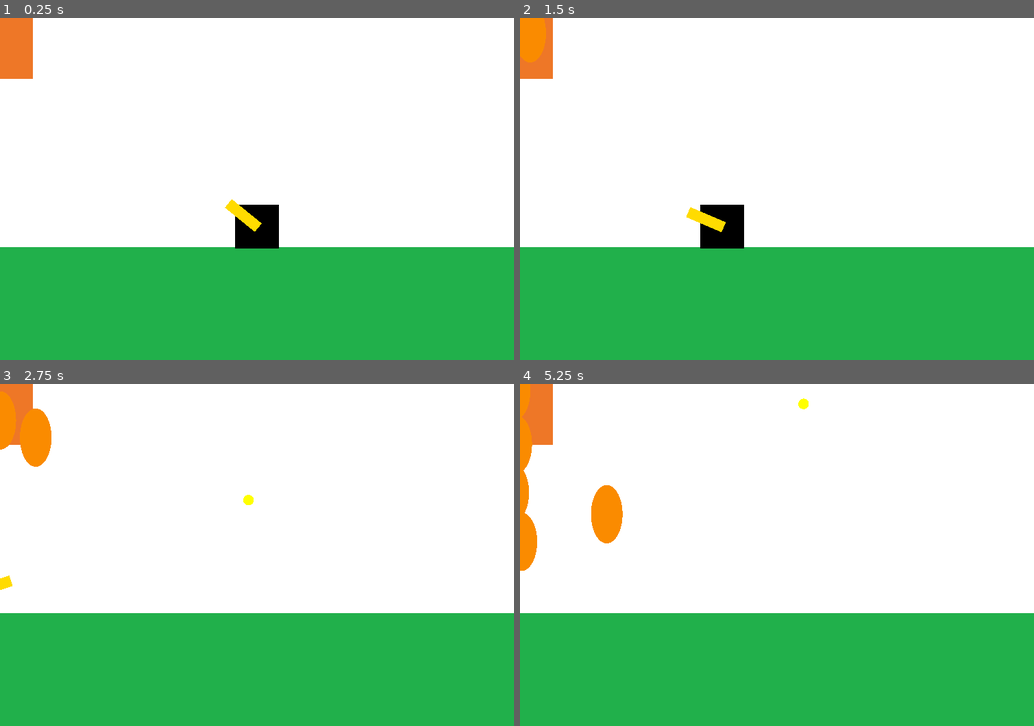
Above: before the commit, frames 1-4 (two rows, left to right).
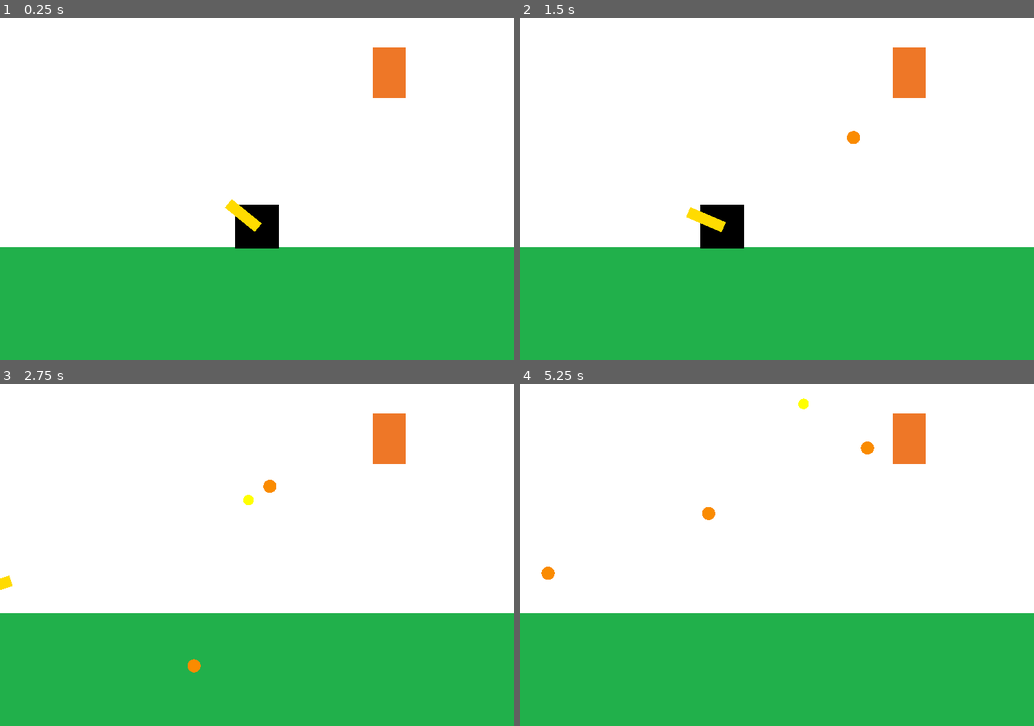
Above: after the commit, the same moments.

Repository: NahuelIglesias/Desafio2
Game: Godot game, scene res://scenes/first_world.tscn
Same seed, same stepped clock (60 frames per second), same inputs: the game is played once before the commit and once after it.
Inputs (mouse positions are in pixels of both pictures, inside the frame that each line leads up to):
- Up to frame 1 (0.25 s): no input
- Up to frame 2 (1.5 s): tap Enter at 0.5 s; move the mouse to (890, 171) at 0.52 s; click (890, 171) at 0.6 s; move the mouse to (674, 206) at 1.27 s; hold A (mover_izq) from 1.28 s (still down); tap D (mover_der) at 1.35 s
- Up to frame 3 (2.75 s): click (154, 572) at 1.55 s; move the mouse to (308, 479) at 2.02 s; release A (mover_izq) at 2.03 s; click (308, 479) at 2.1 s
- Up to frame 4 (5.25 s): move the mouse to (751, 623) at 2.77 s; click (751, 623) at 2.85 s; move the mouse to (931, 606) at 3.52 s; hold D (mover_der) 3.53-4.28 s; hold A (mover_izq) from 3.53 s (still down); click (931, 606) at 3.8 s; move the mouse to (622, 503) at 4.27 s; click (622, 503) at 4.35 s; move the mouse to (802, 555) at 5.02 s; click (802, 555) at 5.1 s

The runs differ from the first frame. In frame 1, 2.1% of the frame differs, in the area x 0-79%, y 0-24%; in frame 2, 2.2%; in frame 3, 2.9%; in frame 4, 3.9%, in the area x 0-79%, y 0-58%.
Error before the commit: Invalid call. Nonexistent function 'remove_child' in base 'Nil'. (res://scripts/turret.gd:24)

Commit message:
Added turret shooting fix

Diff:
--- a/Desafio2/scenes/first_world.tscn
+++ b/Desafio2/scenes/first_world.tscn
@@ -28,3 +28,5 @@
 [node name="tank_player" parent="." instance=ExtResource( 1 )]
 
 [node name="turret" parent="." instance=ExtResource( 5 )]
+position = Vector2( 568, 80 )
+scale = Vector2( 0.24, 0.36875 )
--- a/Desafio2/scenes/turret_bullet.tscn
+++ b/Desafio2/scenes/turret_bullet.tscn
@@ -4,9 +4,9 @@
 [ext_resource path="res://scenes/abstract_bullet.tscn" type="PackedScene" id=2]
 
 [node name="bullet" instance=ExtResource( 2 )]
-scale = Vector2( 0.05, 0.05 )
+scale = Vector2( 0.01, 0.01 )
 texture = ExtResource( 1 )
-speed = 80.0
+speed = 250.0
 
 [node name="Timer" parent="." index="0"]
 wait_time = 3.0
--- a/Desafio2/scripts/turret.gd
+++ b/Desafio2/scripts/turret.gd
@@ -16,7 +16,7 @@
 
 func shoot():
 	var bullet:bullet = bullet_scene.instance()
-	bullet_container = add_child(bullet)
+	bullet_container.add_child(bullet)
 	bullet.set_starting_values(shoot_position.global_position, (tank_player.global_position - shoot_position.global_position).normalized())
 	bullet.connect("delete_requested", self, "_on_bullet_delete_requested")
 
